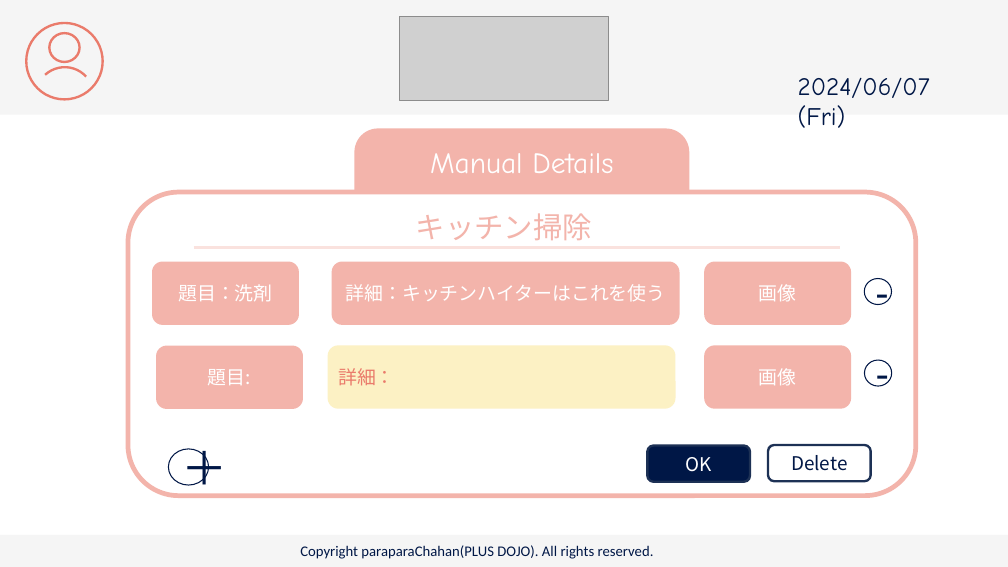
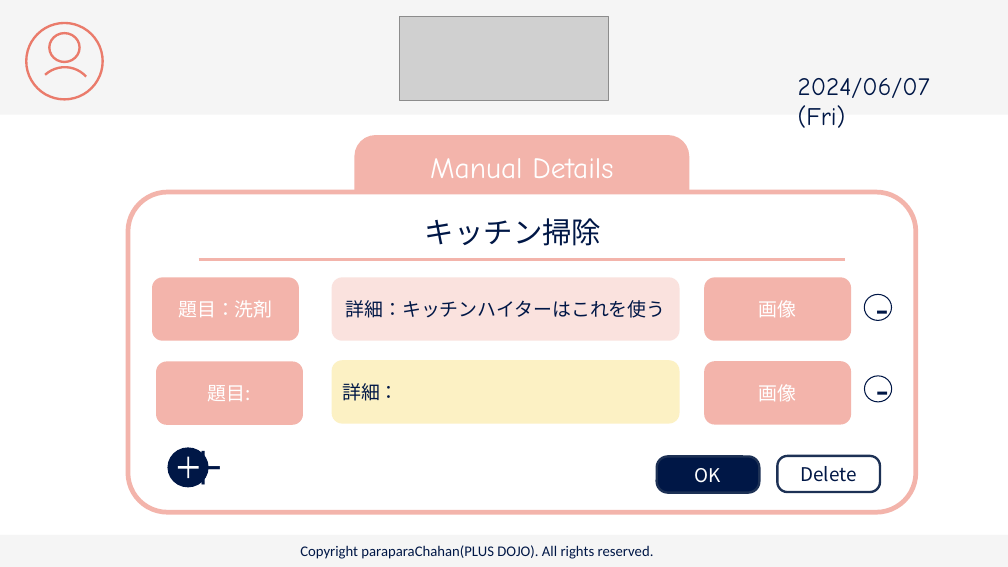
Before and after one commit to plusdojo2024/C2, a slide deck: slide 18 of doc/13_外部設計/famiLink 画面デザイン.pptx. Drawn at 1008x567 pixels with LibreOffice and Linux fonts; fonts in the diff are those of the drawing; grey boxes stand for pictures. Boxes give left, top, right and bottom in pixels: in the first picture for what was removed or moved away, otherwise in the second. Text is boxed around its words. In the diff, an @@ line names an element or a change of style, - is before the commit and + after.

```diff
--- a/doc/13_外部設計/famiLink 画面デザイン.pptx
+++ b/doc/13_外部設計/famiLink 画面デザイン.pptx
@@ round same rect: place and size @@
-round same rect at <box>355,129,690,193</box>
+round same rect at <box>355,135,690,193</box>
@@ text "Manual Details": place and size @@
-text "Manual Details" at <box>430,153,613,173</box>
+text "Manual Details" at <box>430,158,613,178</box>
@@ proportions changed in 3 elements at <box>777,456,880,492</box>, <box>657,457,760,493</box>, <box>128,192,916,512</box> @@
@@ rounded rectangle: place and size @@
-rounded rectangle at <box>128,192,916,496</box>
+rounded rectangle at <box>128,192,916,512</box>
@@ text "キッチン掃除": place and size @@
-text "キッチン掃除" at <box>416,213,592,240</box>
+text "キッチン掃除" at <box>425,218,601,246</box>
@@ text "キッチン掃除" at <box>425,218,601,246</box>: text colour #F3B4AB to #001746 @@
@@ line moved from (194, 247) - (841, 247) to (199, 259) - (845, 259) @@
@@ line (199, 259) - (845, 259): stroke #FAE2DE 3 pt to #F3B4AB 3 pt @@
@@ rounded rectangle "詳細：キッチンハイターはこれを使う" at <box>332,278,680,341</box>: text colour #FFFFFF to #001746; fill #F3B4AB to #FAE2DE @@
@@ rounded rectangle "詳細：": place and size @@
-rounded rectangle "詳細：" at <box>327,346,675,409</box>
+rounded rectangle "詳細：" at <box>332,361,680,424</box>
@@ rounded rectangle "詳細：" at <box>332,361,680,424</box>: text colour #EA7B6B to #001746 @@
@@ 5 rounded rectangles, 2 ellipses: place and size @@
-5 rounded rectangles, 2 ellipses at <box>152,262,892,409</box>
+5 rounded rectangles, 2 ellipses at <box>152,278,892,425</box>
@@ ellipse "＋" at <box>167,448,208,488</box>: fill #FFFFFF to #001746; outline #001746 1 pt to none @@
@@ plus added at <box>178,457,198,478</box>, fill #FFFFFF @@
@@ rounded rectangle "OK": place and size @@
-rounded rectangle "OK" at <box>647,445,750,482</box>
+rounded rectangle "OK" at <box>657,457,760,493</box>
@@ rounded rectangle "Delete": place and size @@
-rounded rectangle "Delete" at <box>768,445,871,482</box>
+rounded rectangle "Delete" at <box>777,456,880,492</box>
```
Also in this commit, not shown: 1 other slide changed, 2 slides added.
